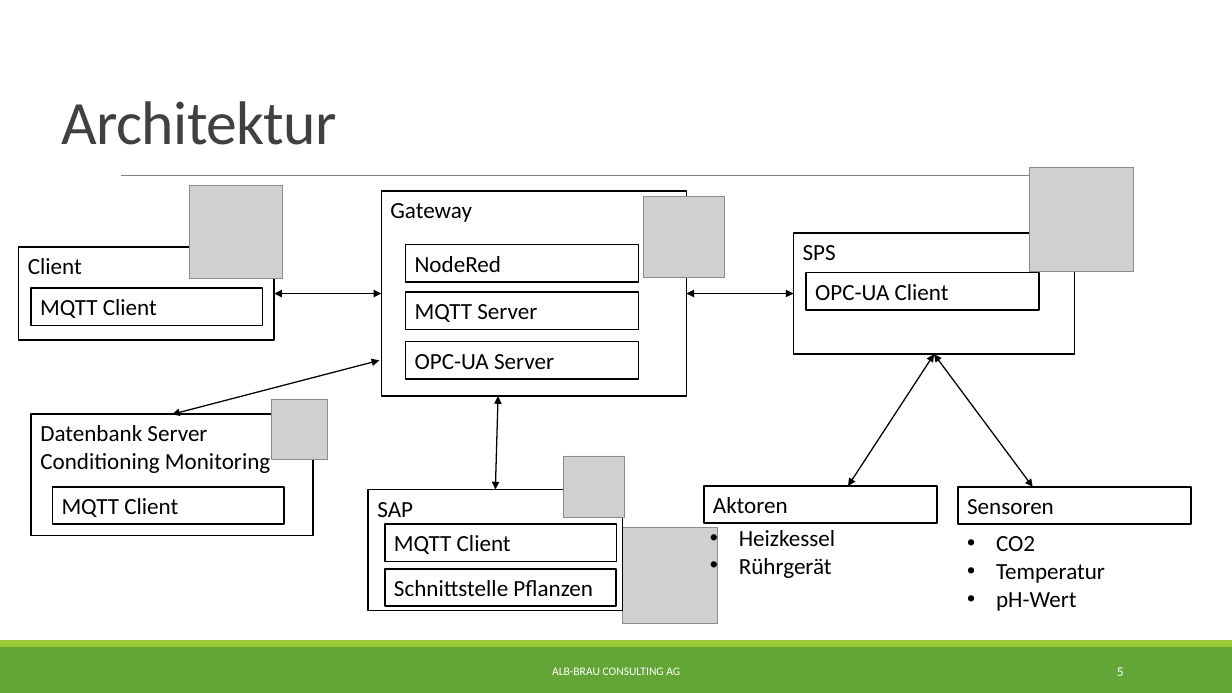
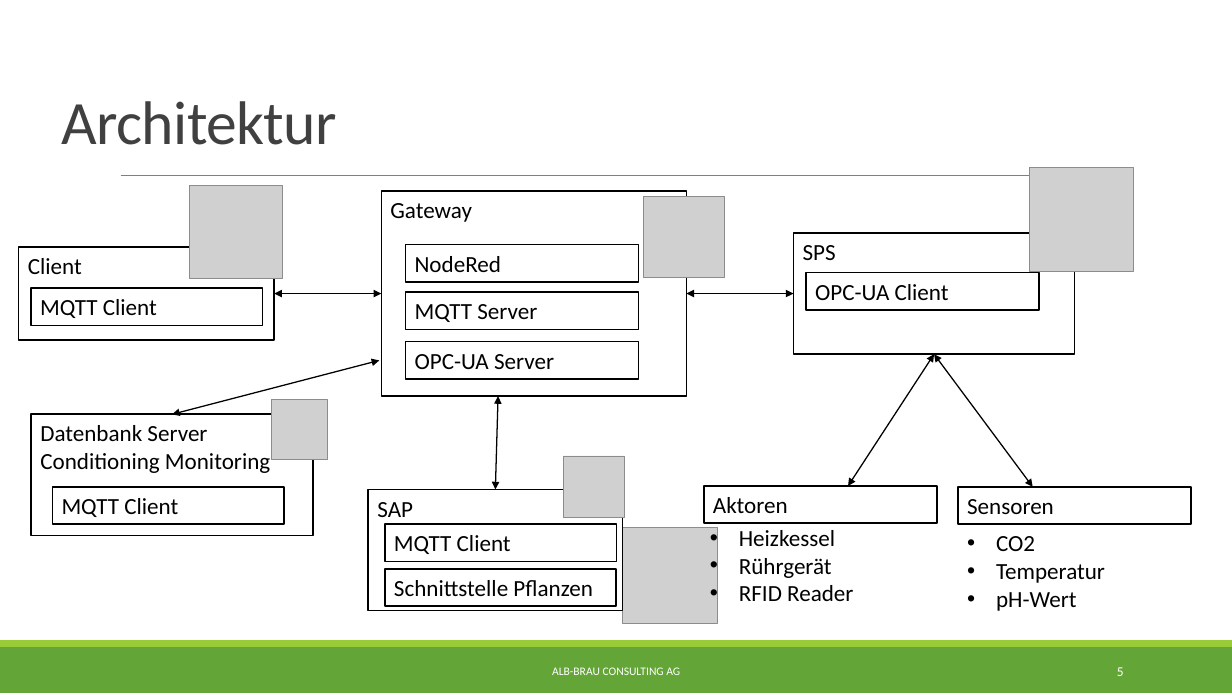
Before and after one commit to albae3333/DigitaleFabrik, a slide deck: slide 5 of Präsentation/Präsentation.pptx. Drawn at 1232x693 pixels with LibreOffice and Linux fonts; fonts in the diff are those of the drawing; grey boxes stand for pictures. Boxes give left, top, right and bottom in pixels: in the first picture for what was removed or moved away, otherwise in the second. Text is boxed around its words. In the diff, an @@ line names an element or a change of style, - is before the commit and + after.

```diff
--- a/Präsentation/Präsentation.pptx
+++ b/Präsentation/Präsentation.pptx
@@ text at <box>739,585,853,601</box>: paragraph added @@
+• RFID Reader
```
Also in this commit, not shown: 4 other slides changed, 2 slides added.
